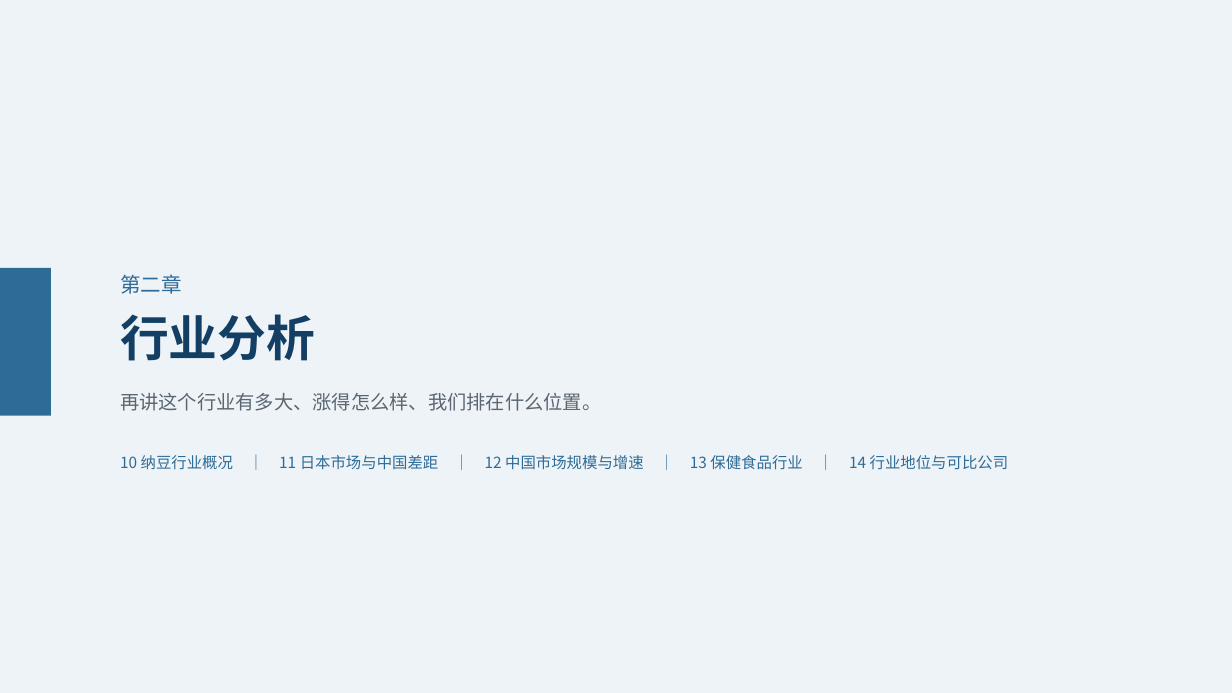
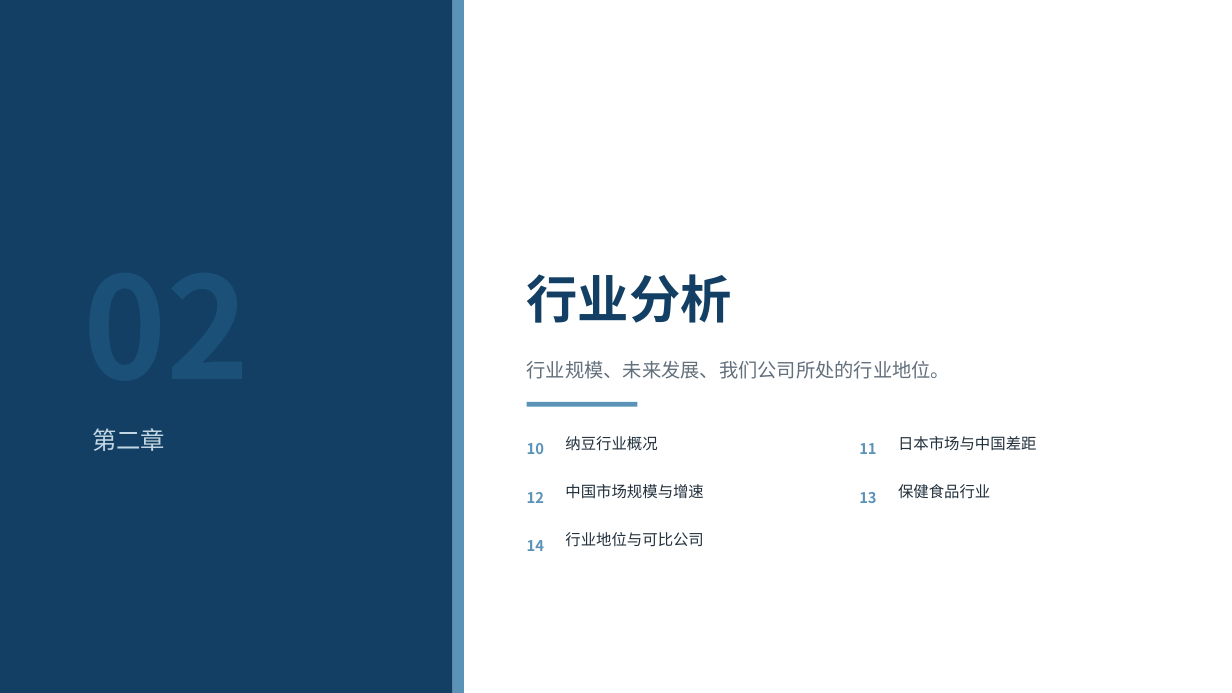
Before and after one commit to xid013-ux/JXD, a slide deck: slide 13 of output/BP框架/燕京中发融资BP框架（教学版）.pptx (slide 14 before the commit). Drawn at 1232x693 pixels with LibreOffice and Linux fonts; fonts in the diff are those of the drawing. Boxes give left, top, right and bottom in pixels: in the first picture for what was removed or moved away, otherwise in the second. Text is boxed around its words. In the diff, an @@ line names an element or a change of style, - is before the commit and + after.

```diff
--- a/output/BP框架/燕京中发融资BP框架（教学版）.pptx
+++ b/output/BP框架/燕京中发融资BP框架（教学版）.pptx
@@ background #EEF3F7 to #FFFFFF @@
@@ rectangle added at <box>0,0,453,693</box>, fill #123F63 @@
@@ rectangle added at <box>453,0,464,693</box>, fill #5B93B8 @@
@@ rectangle removed at <box>0,268,51,416</box> @@
@@ text "行业分析": place and size @@
-text "行业分析" at <box>120,314,315,361</box>
+text "行业分析" at <box>527,274,732,323</box>
@@ text "行业分析" at <box>527,274,732,323</box>: size 38 to 40 pt @@
@@ text added at <box>527,361,950,379</box>, 15 pt, text #63707C @@
+行业规模、未来发展、我们公司所处的行业地位。
@@ text removed at <box>120,393,601,411</box> @@
-再讲这个行业有多大、涨得怎么样、我们排在什么位置。
@@ rectangle added at <box>527,402,638,407</box>, fill #5B93B8 @@
@@ text "第二章": place and size @@
-text "第二章" at <box>120,274,181,294</box>
+text "第二章" at <box>92,428,165,451</box>
@@ text "第二章" at <box>92,428,165,451</box>: size 16 to 19 pt, text colour #2E6C97 to #C3D6E3 @@
@@ text added at <box>527,443,544,454</box>, 11.5 pt, text #5B93B8, bold @@
+10
@@ text added at <box>565,436,657,451</box>, 12 pt, text #22303C @@
+纳豆行业概况
@@ text added at <box>859,443,876,454</box>, 11.5 pt, text #5B93B8, bold @@
+11
@@ text added at <box>898,436,1036,451</box>, 12 pt, text #22303C @@
+日本市场与中国差距
@@ text removed at <box>120,455,1009,470</box> @@
-10 纳豆行业概况 ｜ 11 日本市场与中国差距 ｜ 12 中国市场规模与增速 ｜ 13 保健食品行业 ｜ 14 行业地位与可比公司
@@ text added at <box>527,492,544,503</box>, 11.5 pt, text #5B93B8, bold @@
+12
@@ text added at <box>565,484,703,499</box>, 12 pt, text #22303C @@
+中国市场规模与增速
@@ text added at <box>859,492,876,503</box>, 11.5 pt, text #5B93B8, bold @@
+13
@@ text added at <box>898,484,990,499</box>, 12 pt, text #22303C @@
+保健食品行业
@@ text added at <box>565,532,703,547</box>, 12 pt, text #22303C @@
+行业地位与可比公司
@@ text added at <box>527,540,544,551</box>, 11.5 pt, text #5B93B8, bold @@
+14
```
Also in this commit, not shown: 31 other slides changed, 4 slides removed, 7 other files.
